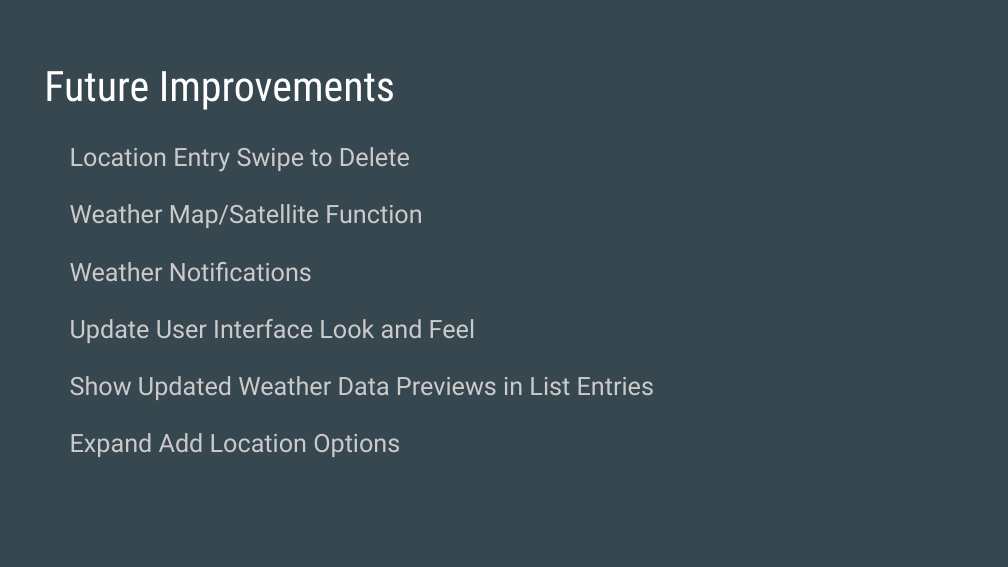
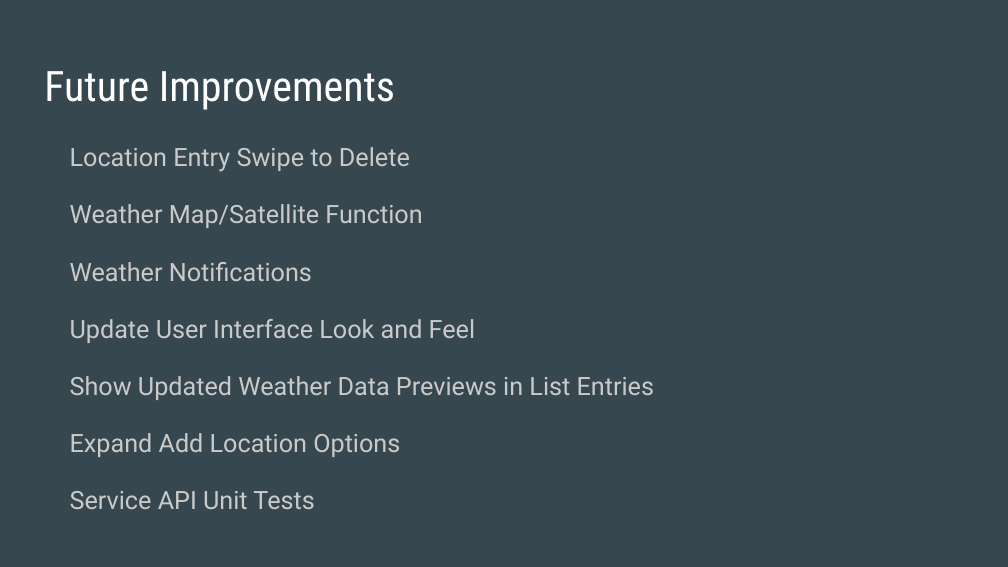
Before and after one commit to laurenyew/WeatherApp, a slide deck: slide 13 of Phunware_Weather_App_Presentation.pptx. Drawn at 1008x567 pixels with LibreOffice and Linux fonts; fonts in the diff are those of the drawing. Boxes give left, top, right and bottom in pixels: in the first picture for what was removed or moved away, otherwise in the second. Text is boxed around its words. In the diff, an @@ line names an element or a change of style, - is before the commit and + after.

Commit message:
Adding Cache Unit tests

```diff
--- a/Phunware_Weather_App_Presentation.pptx
+++ b/Phunware_Weather_App_Presentation.pptx
@@ text at box(70, 491, 314, 509): paragraph added @@
+Service API Unit Tests
```
Also in this commit, not shown: 1 other slide changed, 5 other files.
